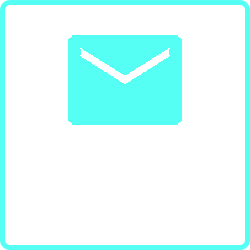
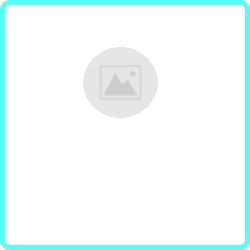
Layer changes from the first (250, 250) image to the second:
hid "ic_mail_black_24dp" over [68,35,182,125]
added layer "Layer 2" above "Fantastic App" over [82,46,159,119]
